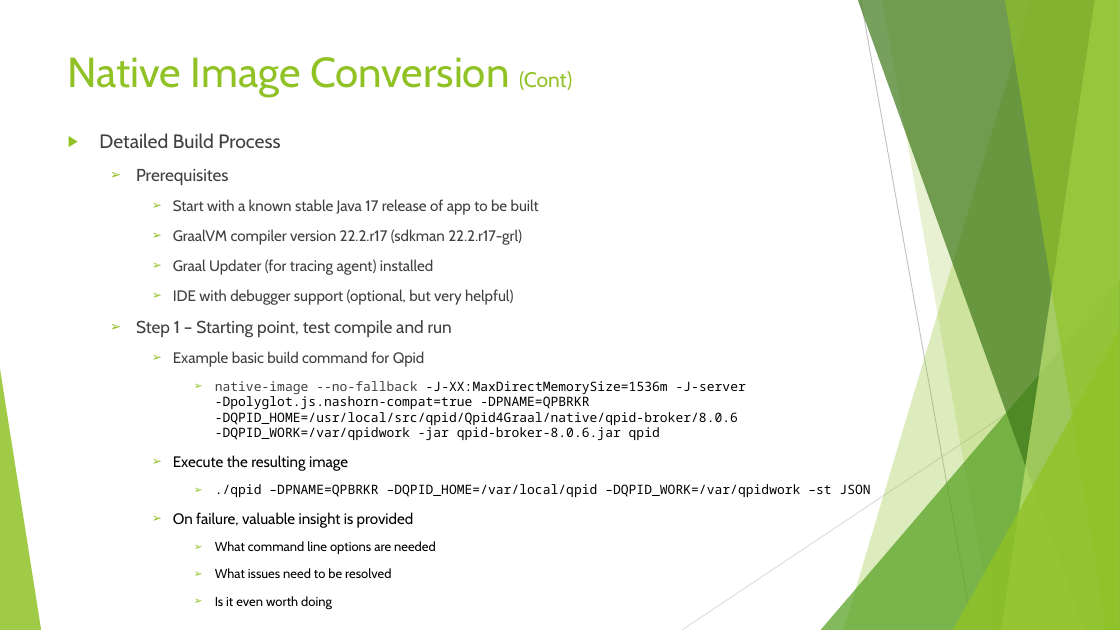
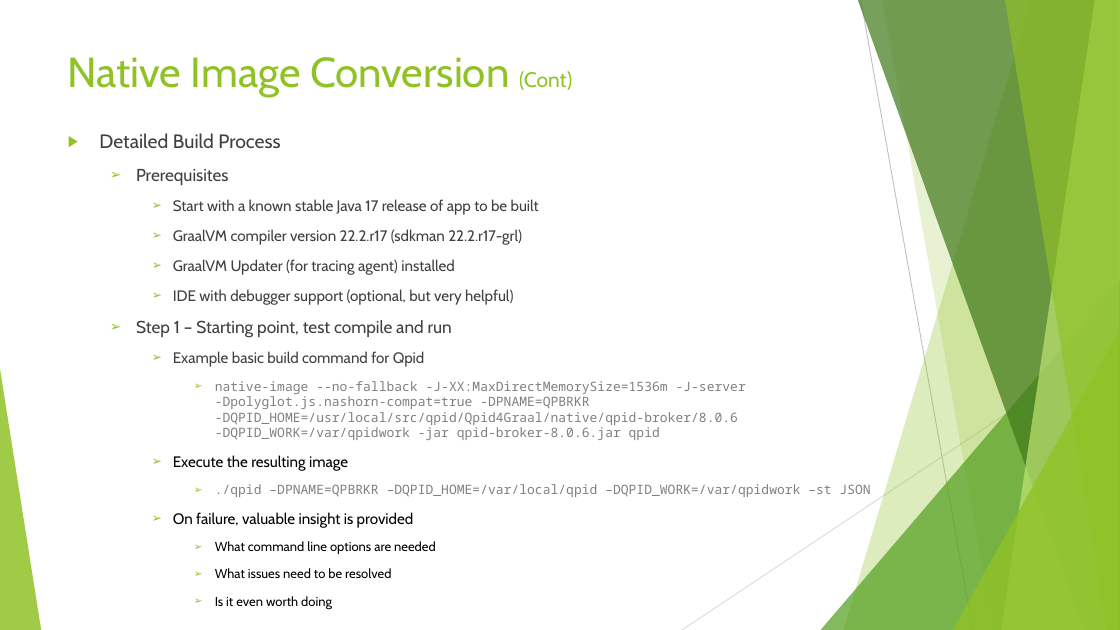
Before and after one commit to Rohan427/Qpid4Graal, a slide deck: slide 24 of doc/reference/GraalVm _Upgrade.pptx. Drawn at 1120x630 pixels with LibreOffice and Linux fonts; fonts in the diff are those of the drawing. Boxes give left, top, right and bottom in pixels: in the first picture for what was removed or moved away, otherwise in the second. Text is boxed around its words. In the diff, an @@ line names an element or a change of style, - is before the commit and + after.

Commit message:
GraalVM Upgrade PPT RC2

```diff
--- a/doc/reference/GraalVm _Upgrade.pptx
+++ b/doc/reference/GraalVm _Upgrade.pptx
@@ text at (x1=173, y1=259, x2=455, y2=275): text changed @@
-    ➢ Graal Updater (for tracing agent) installed
+    ➢ GraalVM Updater (for tracing agent) installed
@@ text at (x1=215, y1=381, x2=871, y2=497): text colour #404040 to #808080 in "native-image --no-fallback"; text colour #000000 to #808080 in "-J-XX:MaxDirectMemorySize=1536m -J-server -Dpolyglot.js.nash ...", "./qpid –DPNAME=QPBRKR –DQPID_HOME=/var/local/qpid –DQPID_WOR ..." @@
```
Also in this commit, not shown: 11 other slides changed, 1 slide removed.
